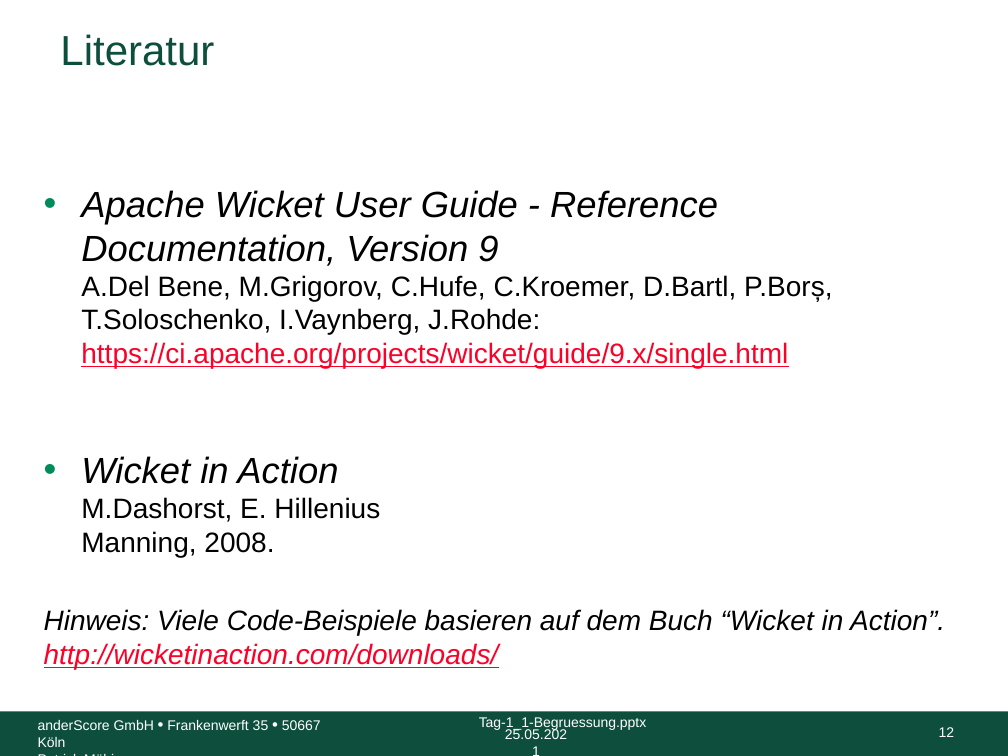
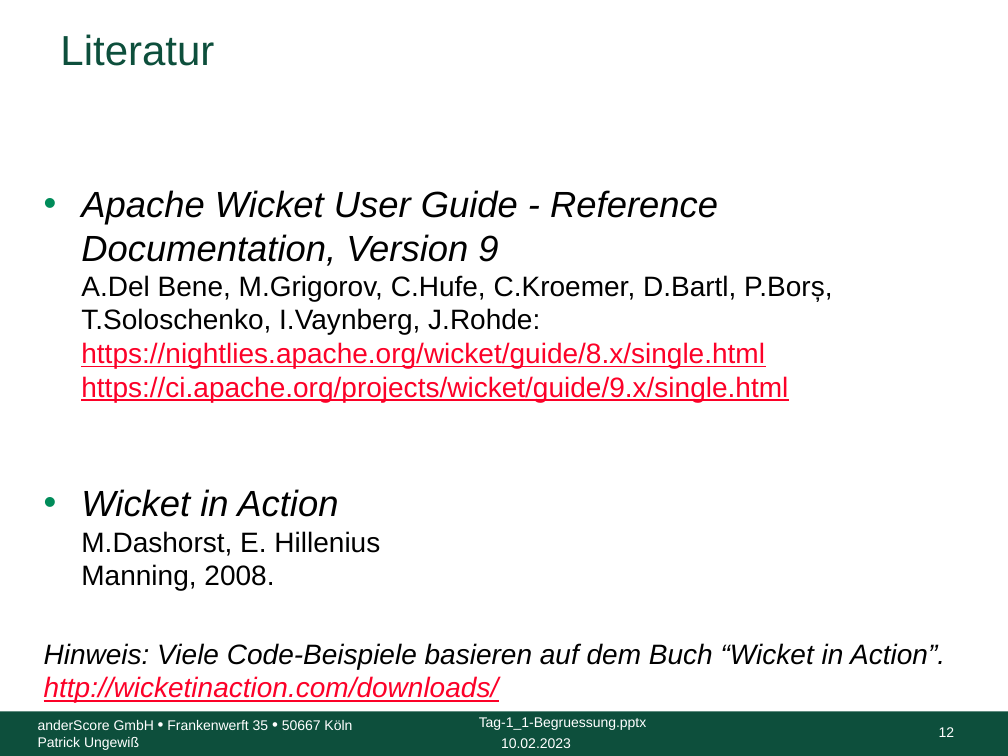
Before and after one commit to anderscore-gmbh/wicket-training, a slide deck: slide 12 of slides/Tag-1_1-Begruessung.pptx. Drawn at 1008x756 pixels with LibreOffice and Linux fonts; fonts in the diff are those of the drawing; background and template pictures are left out. Boxes give left, top, right and bottom in pixels: in the first picture for what was removed or moved away, otherwise in the second. Text is boxed around its words. In the diff, an @@ line names an element or a change of style, - is before the commit and + after.

```diff
--- a/slides/Tag-1_1-Begruessung.pptx
+++ b/slides/Tag-1_1-Begruessung.pptx
@@ text at box(81, 190, 832, 402): text changed @@
-• Apache Wicket User Guide - Reference Documentation, Version 9
-  A.Del Bene, M.Grigorov, C.Hufe, C.Kroemer, D.Bartl, P.Borș, T.Soloschenko, I.Vaynberg, J.Rohde:
-  https://ci.apache.org/projects/wicket/guide/9.x/single.html
+• Apache Wicket User Guide - Reference Documentation, Version 9
+  A.Del Bene, M.Grigorov, C.Hufe, C.Kroemer, D.Bartl, P.Borș, T.Soloschenko, I.Vaynberg, J.Rohde:
+  https://nightlies.apache.org/wicket/guide/8.x/single.html
+  https://ci.apache.org/projects/wicket/guide/9.x/single.html
@@ text at box(38, 737, 139, 750): text changed @@
-Patrick Möbius
+Patrick Ungewiß
@@ text at box(501, 738, 571, 748): text changed @@
-25.05.2021
+10.02.2023
```
Also in this commit, not shown: 13 other slides changed, 38 other files.
